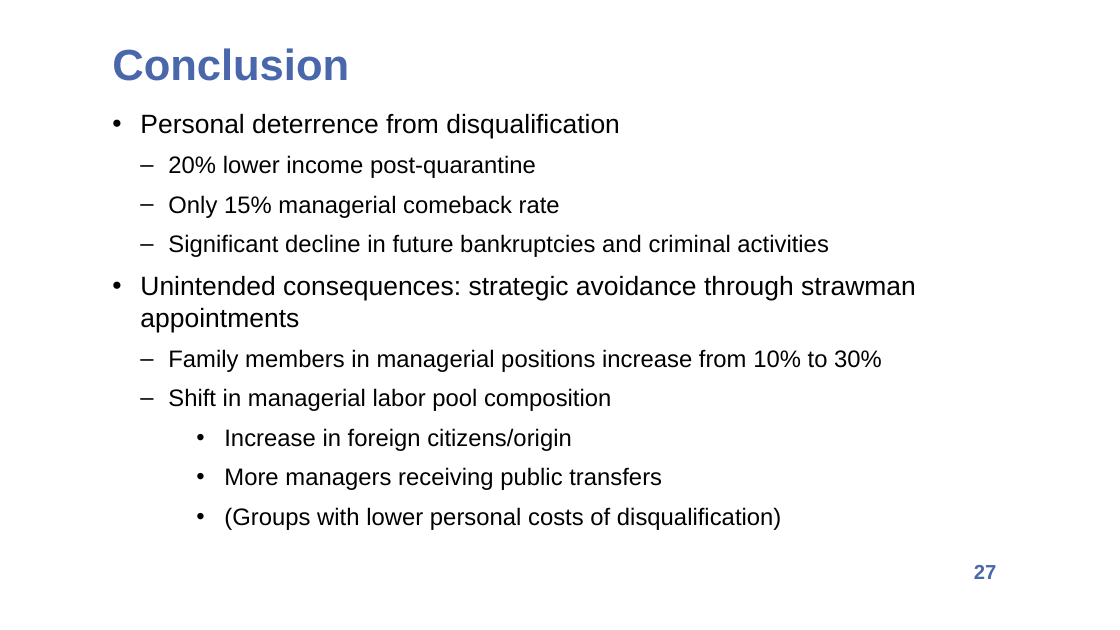
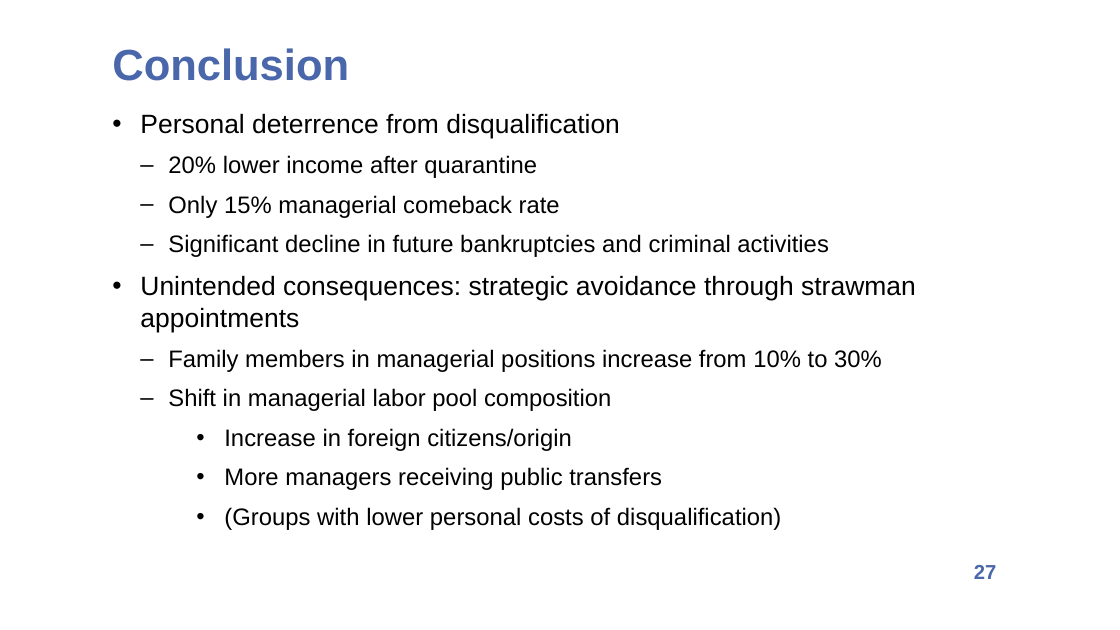
Before and after one commit to d0nghyunkang/d0nghyunkang.github.io, a slide deck: slide 27 of files/DMM BocaECGI 202412-15mins.pptx. Drawn at 1120x630 pixels with LibreOffice and Linux fonts; fonts in the diff are those of the drawing. Boxes give left, top, right and bottom in pixels: in the first picture for what was removed or moved away, otherwise in the second. Text is boxed around its words. In the diff, an @@ line names an element or a change of style, - is before the commit and + after.

```diff
--- a/files/DMM BocaECGI 202412-15mins.pptx
+++ b/files/DMM BocaECGI 202412-15mins.pptx
@@ text at [168,155,537,178]: text changed @@
-  – 20% lower income post-quarantine
+  – 20% lower income after quarantine
```
Also in this commit, not shown: 6 other slides changed.
